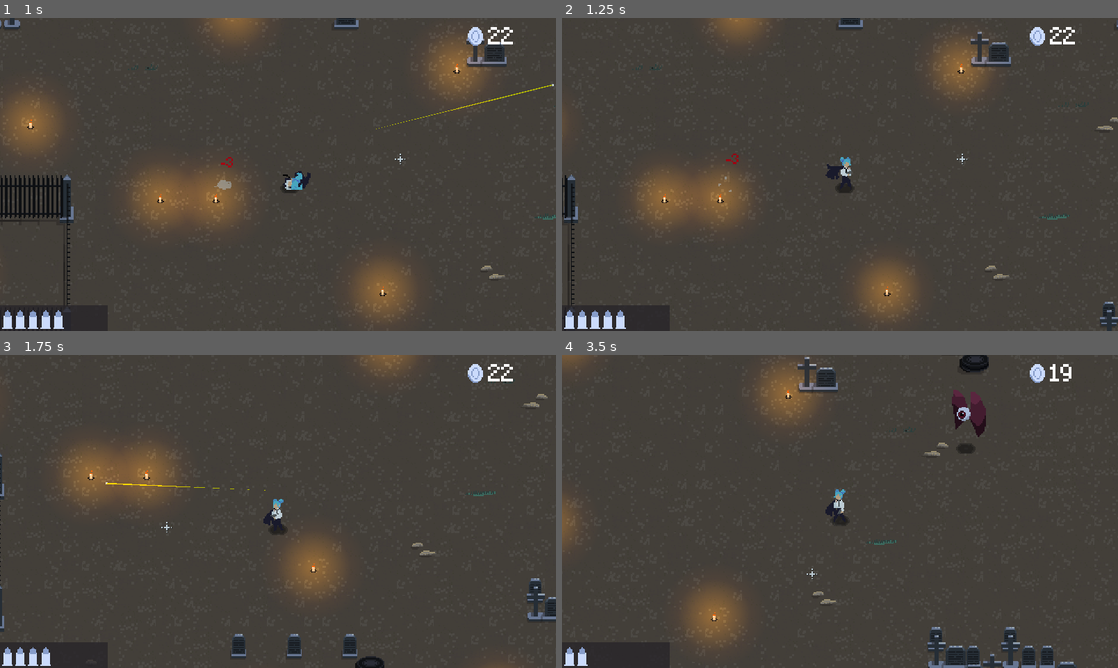
Above: before the commit, frames 1-4 (two rows, left to right).
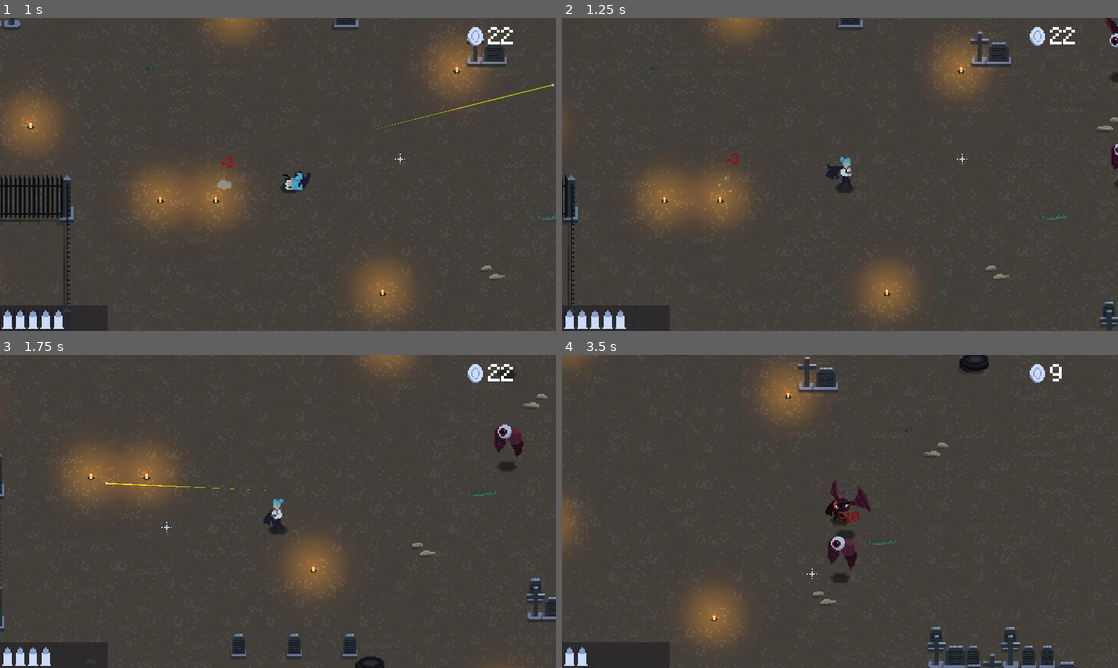
Above: after the commit, the same moments.

Repository: Niimphu/JGJ24
Game: Godot game, scene res://scenes/game/game.tscn
Same seed, same stepped clock (60 frames per second), same inputs: the game is played once before the commit and once after it.
Inputs (mouse positions are in pixels of both pictures, inside the frame that each line leads up to):
- Up to frame 1 (1 s): tap Enter at 0.5 s; move the mouse to (400, 158) at 0.52 s; hold D (move_right) from 0.53 s (still down); click (400, 158) at 0.6 s; tap Space (roll) at 0.8 s
- Up to frame 2 (1.25 s): keep holding D (move_right)
- Up to frame 3 (1.75 s): move the mouse to (166, 527) at 1.27 s; release D (move_right) at 1.28 s; hold S (move_down) from 1.28 s (still down); tap Space (roll) at 1.35 s; click (166, 527) at 1.55 s
- Up to frame 4 (3.5 s): move the mouse to (895, 442) at 2.02 s; release S (move_down) at 2.03 s; hold D (move_right) 2.03-2.78 s; click (895, 442) at 2.1 s; tap Space (roll) at 2.3, 2.85 s; move the mouse to (812, 574) at 2.77 s; hold W (move_up) from 2.78 s (still down); click (812, 574) at 3.05 s

Frame 1 is identical in both runs. In frame 2, 0.3% of the frame differs, in the area x 97-100%, y 0-54%; in frame 3, 0.5%; in frame 4, 1.6%, in the area x 47-92%, y 2-73%.

Commit message:
batattack!

Diff:
--- a/scenes/entities/base_enemy.tscn
+++ b/scenes/entities/base_enemy.tscn
@@ -1,7 +1,8 @@
-[gd_scene load_steps=5 format=3 uid="uid://lo6v7voiebej"]
+[gd_scene load_steps=6 format=3 uid="uid://lo6v7voiebej"]
 
 [ext_resource type="Script" path="res://scenes/entities/enemy.gd" id="1_cxify"]
 [ext_resource type="Texture2D" uid="uid://2r441fbxdbkp" path="res://assets/images/Shadow.png" id="2_1rki4"]
+[ext_resource type="AudioStream" uid="uid://da0n05bvsg7yv" path="res://assets/sounds/disappear.wav" id="3_wtaf3"]
 
 [sub_resource type="CapsuleShape2D" id="CapsuleShape2D_31lw8"]
 radius = 1.7963
@@ -32,6 +33,7 @@
 path_desired_distance = 4.0
 target_desired_distance = 4.0
 avoidance_enabled = true
+radius = 20.0
 neighbor_distance = 200.0
 max_neighbors = 5
 
@@ -55,3 +57,7 @@
 
 [node name="Ray" type="RayCast2D" parent="."]
 collision_mask = 3
+
+[node name="DeathSound" type="AudioStreamPlayer2D" parent="."]
+stream = ExtResource("3_wtaf3")
+volume_db = 7.0
--- a/scenes/entities/enemy.gd
+++ b/scenes/entities/enemy.gd
@@ -8,6 +8,7 @@
 @onready var Hitbox := $Hitbox
 @onready var Sprite := $Body
 @onready var Ray := $Ray
+@onready var DeathSound := $DeathSound
 
 var hit_count := 0
 @export_group("Stats")
@@ -28,6 +29,7 @@
 ## You can guess what this does
 @export var attack_through_walls := false
 @export var knockback_speed := 20
+## How close the player should be before attacking
 @export var attack_range := 25
 
 @export_group("Nodes")
--- a/scenes/entities/eye_bat.tscn
+++ b/scenes/entities/eye_bat.tscn
@@ -1,8 +1,10 @@
-[gd_scene load_steps=12 format=3 uid="uid://bpn7rdfa4qpol"]
+[gd_scene load_steps=14 format=3 uid="uid://bpn7rdfa4qpol"]
 
 [ext_resource type="PackedScene" uid="uid://lo6v7voiebej" path="res://scenes/entities/base_enemy.tscn" id="1_ddtt4"]
 [ext_resource type="Texture2D" uid="uid://bdr681afo5f1y" path="res://assets/art/Sprites/eyebat.png" id="2_jkovk"]
 [ext_resource type="Script" path="res://scenes/entities/bat_attack.gd" id="3_l3q75"]
+[ext_resource type="AudioStream" uid="uid://cltf3khk6tae" path="res://assets/sounds/flapt.wav" id="4_fh5b7"]
+[ext_resource type="AudioStream" uid="uid://biix5tdjhsfto" path="res://assets/sounds/crunch.wav" id="5_dxdlq"]
 
 [sub_resource type="CircleShape2D" id="CircleShape2D_78dst"]
 radius = 19.4589
@@ -60,56 +62,42 @@
 "update": 1,
 "values": [true]
 }
-
-[sub_resource type="Animation" id="Animation_10o5s"]
-resource_name = "death"
-length = 0.66
-step = 0.06
-tracks/0/type = "value"
-tracks/0/imported = false
-tracks/0/enabled = true
-tracks/0/path = NodePath("Body:frame")
-tracks/0/interp = 1
-tracks/0/loop_wrap = true
-tracks/0/keys = {
-"times": PackedFloat32Array(0, 0.0588235, 0.117647, 0.176471, 0.235294, 0.352941, 0.470588, 0.588235),
-"transitions": PackedFloat32Array(1, 1, 1, 1, 1, 1, 1, 1),
-"update": 1,
-"values": [8, 9, 10, 11, 12, 13, 14, 15]
-}
-tracks/1/type = "value"
-tracks/1/imported = false
-tracks/1/enabled = true
-tracks/1/path = NodePath("Shadow:modulate")
-tracks/1/interp = 1
-tracks/1/loop_wrap = true
-tracks/1/keys = {
-"times": PackedFloat32Array(0, 0.176471, 0.647059),
-"transitions": PackedFloat32Array(1, 1, 1),
-"update": 0,
-"values": [Color(1, 1, 1, 1), Color(1, 1, 1, 1), Color(1, 1, 1, 0)]
-}
-
-[sub_resource type="Animation" id="Animation_iu10f"]
-resource_name = "chase"
-length = 0.24
-loop_mode = 1
-step = 0.04
-tracks/0/type = "value"
-tracks/0/imported = false
-tracks/0/enabled = true
-tracks/0/path = NodePath("Body:frame")
-tracks/0/interp = 1
-tracks/0/loop_wrap = true
-tracks/0/keys = {
-"times": PackedFloat32Array(0, 0.04, 0.08, 0.12, 0.16, 0.2),
-"transitions": PackedFloat32Array(1, 1, 1, 1, 1, 1),
-"update": 1,
-"values": [0, 1, 2, 3, 4, 5]
-}
-
-[sub_resource type="Animation" id="Animation_awiah"]
-resource_name = "hurt"
+tracks/4/type = "value"
+tracks/4/imported = false
+tracks/4/enabled = true
+tracks/4/path = NodePath("DeathSound:playing")
+tracks/4/interp = 1
+tracks/4/loop_wrap = true
+tracks/4/keys = {
+"times": PackedFloat32Array(0),
+"transitions": PackedFloat32Array(1),
+"update": 1,
+"values": [true]
+}
+tracks/5/type = "value"
+tracks/5/imported = false
+tracks/5/enabled = true
+tracks/5/path = NodePath("AnimationPlayer/Flap:playing")
+tracks/5/interp = 1
+tracks/5/loop_wrap = true
+tracks/5/keys = {
+"times": PackedFloat32Array(0),
+"transitions": PackedFloat32Array(1),
+"update": 1,
+"values": [false]
+}
+tracks/6/type = "value"
+tracks/6/imported = false
+tracks/6/enabled = true
+tracks/6/path = NodePath("AnimationPlayer/Attack:playing")
+tracks/6/interp = 1
+tracks/6/loop_wrap = true
+tracks/6/keys = {
+"times": PackedFloat32Array(0),
+"transitions": PackedFloat32Array(1),
+"update": 1,
+"values": [false]
+}
 
 [sub_resource type="Animation" id="Animation_fbfvt"]
 resource_name = "attack"
@@ -150,6 +138,92 @@
 "update": 1,
 "values": [true, false, true]
 }
+tracks/3/type = "value"
+tracks/3/imported = false
+tracks/3/enabled = true
+tracks/3/path = NodePath("AnimationPlayer/Attack:playing")
+tracks/3/interp = 1
+tracks/3/loop_wrap = true
+tracks/3/keys = {
+"times": PackedFloat32Array(0.3),
+"transitions": PackedFloat32Array(1),
+"update": 1,
+"values": [true]
+}
+
+[sub_resource type="Animation" id="Animation_iu10f"]
+resource_name = "chase"
+length = 0.24
+loop_mode = 1
+step = 0.04
+tracks/0/type = "value"
+tracks/0/imported = false
+tracks/0/enabled = true
+tracks/0/path = NodePath("Body:frame")
+tracks/0/interp = 1
+tracks/0/loop_wrap = true
+tracks/0/keys = {
+"times": PackedFloat32Array(0, 0.04, 0.08, 0.12, 0.16, 0.2),
+"transitions": PackedFloat32Array(1, 1, 1, 1, 1, 1),
+"update": 1,
+"values": [0, 1, 2, 3, 4, 5]
+}
+tracks/1/type = "value"
+tracks/1/imported = false
+tracks/1/enabled = true
+tracks/1/path = NodePath("AnimationPlayer/Flap:playing")
+tracks/1/interp = 1
+tracks/1/loop_wrap = true
+tracks/1/keys = {
+"times": PackedFloat32Array(0),
+"transitions": PackedFloat32Array(1),
+"update": 1,
+"values": [true]
+}
+
+[sub_resource type="Animation" id="Animation_10o5s"]
+resource_name = "death"
+length = 0.66
+step = 0.06
+tracks/0/type = "value"
+tracks/0/imported = false
+tracks/0/enabled = true
+tracks/0/path = NodePath("Body:frame")
+tracks/0/interp = 1
+tracks/0/loop_wrap = true
+tracks/0/keys = {
+"times": PackedFloat32Array(0, 0.0588235, 0.117647, 0.176471, 0.235294, 0.352941, 0.470588, 0.588235),
+"transitions": PackedFloat32Array(1, 1, 1, 1, 1, 1, 1, 1),
+"update": 1,
+"values": [8, 9, 10, 11, 12, 13, 14, 15]
+}
+tracks/1/type = "value"
+tracks/1/imported = false
+tracks/1/enabled = true
+tracks/1/path = NodePath("Shadow:modulate")
+tracks/1/interp = 1
+tracks/1/loop_wrap = true
+tracks/1/keys = {
+"times": PackedFloat32Array(0, 0.176471, 0.647059),
+"transitions": PackedFloat32Array(1, 1, 1),
+"update": 0,
+"values": [Color(1, 1, 1, 1), Color(1, 1, 1, 1), Color(1, 1, 1, 0)]
+}
+tracks/2/type = "value"
+tracks/2/imported = false
+tracks/2/enabled = true
+tracks/2/path = NodePath("DeathSound:playing")
+tracks/2/interp = 1
+tracks/2/loop_wrap = true
+tracks/2/keys = {
+"times": PackedFloat32Array(0.36),
+"transitions": PackedFloat32Array(1),
+"update": 1,
+"values": [true]
+}
+
+[sub_resource type="Animation" id="Animation_awiah"]
+resource_name = "hurt"
 
 [sub_resource type="AnimationLibrary" id="AnimationLibrary_5ehcw"]
 _data = {
@@ -195,3 +269,10 @@
 "": SubResource("AnimationLibrary_5ehcw")
 }
 autoplay = "chase"
+
+[node name="Flap" type="AudioStreamPlayer2D" parent="AnimationPlayer" index="0"]
+stream = ExtResource("4_fh5b7")
+volume_db = -15.0
+
+[node name="Attack" type="AudioStreamPlayer2D" parent="AnimationPlayer" index="1"]
+stream = ExtResource("5_dxdlq")
--- a/scenes/entities/player.gd
+++ b/scenes/entities/player.gd
@@ -19,8 +19,10 @@
 @onready var Collider := $CollisionShape2D
 @onready var Sound := $Sound
 @onready var Hurtbox := $PlayerHurtbox
+@onready var HurtboxShape := $PlayerHurtbox/CollisionShape2D
 @onready var ReloadTimer := $Gun/Reload
 @onready var FullReloadTimer := $Gun/FullReload
+@onready var Ouch := $Ouch
 
 @onready var bullet_scene := preload("bullet.tscn")
 @onready var dust_scene := preload("res://scenes/entities/roll_dust.tscn")
@@ -28,7 +30,7 @@
 
 const ROLL_MULT := 3.5
 const ROLL_FRICTION := 800
-var speed := 120
+var speed := 120.0
 var state := IDLE
 var direction := Vector2.ZERO
 var mouse_pos: Vector2
@@ -51,6 +53,7 @@
 func _ready():
 	Hurtbox.area_entered.connect(_on_hurtbox_entered)
 	Animator.animation_finished.connect(finished_animation)
+	Ouch.animation_finished.connect(hurtbox_on)
 	#EventBus.player_death.connect(player_died)
 
 
@@ -171,9 +174,9 @@
 		return
 
 	reloading = false
-	if ReloadTimer.time_left < 0.2 and !ReloadTimer.is_stopped():
+	if !ReloadTimer.is_stopped() and ReloadTimer.time_left < 0.1:
 		await ReloadTimer.timeout
-	elif FullReloadTimer.time_left < 0.2 and !FullReloadTimer.is_stopped():
+	elif !FullReloadTimer.is_stopped() and FullReloadTimer.time_left < 0.1:
 		await FullReloadTimer.timeout
 	Sound.shoot()
 	current_ammo -= 1
@@ -186,7 +189,6 @@
 	GunAnimator.play("shoot")
 
 
-
 func reload(full := false) -> void:
 	if state == ROLL or reloading:
 		return
@@ -239,7 +241,17 @@
 
 
 func _on_hurtbox_entered(_area: Area2D) -> void:
-	pass   #could add grace period i-frames or knockback
+	HurtboxShape.set_deferred("disabled", true)
+	Ouch.play("ouch")
+
+
+func hurtbox_on(_anim_name: String) -> void:
+	HurtboxShape.disabled = false
+
+
+func speedup(multiplier: float) -> void:
+	speed *= multiplier
+	Animator.speed_scale *= multiplier
 
 
 func resume() -> void:
--- a/scenes/entities/player.tscn
+++ b/scenes/entities/player.tscn
@@ -10,6 +10,8 @@
 [ext_resource type="AudioStream" uid="uid://c7rjmjyym572f" path="res://assets/sounds/click (1).wav" id="4_75d8s"]
 [ext_resource type="AudioStream" uid="uid://doln6513qaro" path="res://assets/sounds/reload.wav" id="5_s0uf5"]
 [ext_resource type="AudioStream" uid="uid://2fpurky0xkj5" path="res://assets/sounds/fullreload.wav" id="6_lg8fc"]
+[ext_resource type="AudioStream" uid="uid://bstegxpvvcph1" path="res://assets/sounds/step.wav" id="11_u1akm"]
+[ext_resource type="AudioStream" uid="uid://cehmqj0srpb" path="res://assets/sounds/roll.wav" id="12_6oe3g"]
 
 [sub_resource type="CapsuleShape2D" id="CapsuleShape2D_m6q6f"]
 radius = 3.53651
@@ -185,6 +187,30 @@
 tracks/4/interp = 1
 tracks/4/loop_wrap = true
 tracks/4/keys = {
+"times": PackedFloat32Array(0),
+"transitions": PackedFloat32Array(1),
+"update": 1,
+"values": [false]
+}
+tracks/5/type = "value"
+tracks/5/imported = false
+tracks/5/enabled = true
+tracks/5/path = NodePath("AnimationPlayer/Step:playing")
+tracks/5/interp = 1
+tracks/5/loop_wrap = true
+tracks/5/keys = {
+"times": PackedFloat32Array(0),
+"transitions": PackedFloat32Array(1),
+"update": 1,
+"values": [false]
+}
+tracks/6/type = "value"
+tracks/6/imported = false
+tracks/6/enabled = true
+tracks/6/path = NodePath("AnimationPlayer/Roll:playing")
+tracks/6/interp = 1
+tracks/6/loop_wrap = true
+tracks/6/keys = {
 "times": PackedFloat32Array(0),
 "transitions": PackedFloat32Array(1),
 "update": 1,
@@ -290,6 +316,18 @@
 "update": 1,
 "values": [true, false]
 }
+tracks/3/type = "value"
+tracks/3/imported = false
+tracks/3/enabled = true
+tracks/3/path = NodePath("AnimationPlayer/Roll:playing")
+tracks/3/interp = 1
+tracks/3/loop_wrap = true
+tracks/3/keys = {
+"times": PackedFloat32Array(0.08),
+"transitions": PackedFloat32Array(1),
+"update": 1,
+"values": [true]
+}
 
 [sub_resource type="Animation" id="Animation_fidf7"]
 resource_name = "run"
@@ -307,6 +345,18 @@
 "transitions": PackedFloat32Array(1, 1, 1, 1, 1, 1, 1, 1),
 "update": 1,
 "values": [12, 13, 14, 15, 16, 17, 18, 19]
+}
+tracks/1/type = "value"
+tracks/1/imported = false
+tracks/1/enabled = true
+tracks/1/path = NodePath("AnimationPlayer/Step:playing")
+tracks/1/interp = 1
+tracks/1/loop_wrap = true
+tracks/1/keys = {
+"times": PackedFloat32Array(0, 0.4),
+"transitions": PackedFloat32Array(1, 1),
+"update": 1,
+"values": [true, true]
 }
 
 [sub_resource type="AnimationLibrary" id="AnimationLibrary_jwsmn"]
@@ -318,6 +368,44 @@
 "run": SubResource("Animation_fidf7")
 }
 
+[sub_resource type="Animation" id="Animation_1g3rr"]
+resource_name = "ouch"
+length = 0.5
+step = 0.1
+tracks/0/type = "value"
+tracks/0/imported = false
+tracks/0/enabled = true
+tracks/0/path = NodePath(".:modulate")
+tracks/0/interp = 1
+tracks/0/loop_wrap = true
+tracks/0/keys = {
+"times": PackedFloat32Array(0, 0.1, 0.5),
+"transitions": PackedFloat32Array(1, 1, 1),
+"update": 0,
+"values": [Color(1, 1, 1, 1), Color(1, 0, 0, 1), Color(1, 1, 1, 1)]
+}
+
+[sub_resource type="Animation" id="Animation_hqasp"]
+length = 0.001
+tracks/0/type = "value"
+tracks/0/imported = false
+tracks/0/enabled = true
+tracks/0/path = NodePath(".:modulate")
+tracks/0/interp = 1
+tracks/0/loop_wrap = true
+tracks/0/keys = {
+"times": PackedFloat32Array(0),
+"transitions": PackedFloat32Array(1),
+"update": 0,
+"values": [Color(1, 1, 1, 1)]
+}
+
+[sub_resource type="AnimationLibrary" id="AnimationLibrary_fbrr3"]
+_data = {
+"RESET": SubResource("Animation_hqasp"),
+"ouch": SubResource("Animation_1g3rr")
+}
+
 [sub_resource type="CapsuleShape2D" id="CapsuleShape2D_kor3d"]
 radius = 4.0
 height = 16.0
@@ -394,6 +482,19 @@
 }
 autoplay = "idle"
 
+[node name="Step" type="AudioStreamPlayer" parent="AnimationPlayer"]
+stream = ExtResource("11_u1akm")
+
+[node name="Roll" type="AudioStreamPlayer" parent="AnimationPlayer"]
+stream = ExtResource("12_6oe3g")
+volume_db = -5.0
+
+[node name="Ouch" type="AnimationPlayer" parent="."]
+process_mode = 3
+libraries = {
+"": SubResource("AnimationLibrary_fbrr3")
+}
+
 [node name="PlayerHurtbox" type="Area2D" parent="."]
 collision_layer = 4
 collision_mask = 64
--- a/scenes/game/game.gd
+++ b/scenes/game/game.gd
@@ -34,7 +34,6 @@
 	UpgradeMenu.visible = false
 	current_wave_enemy_count = 0
 	wave_spawning = true
-	await get_tree().create_timer(2).timeout
 	WaveManager.spawn_wave(current_wave)
 
 
@@ -44,9 +43,9 @@
 		print("gg")
 		pass
 	else:
-		await get_tree().create_timer(2).timeout
+		await get_tree().create_timer(1).timeout
+		pause()
 		UpgradeMenu.display()
-		pause()
 
 
 func update_coins(amount: int, location: Vector2, is_damage: bool = false) -> bool:
--- a/scenes/game/upgrade_manager.gd
+++ b/scenes/game/upgrade_manager.gd
@@ -118,7 +118,7 @@
 
 
 func speeding():
-	Player.speed *= 1.3
+	Player.speedup(1.3)
 	Player.roll_cost -= 2
 
 
Not shown, added: assets/sounds/crunch.wav.import
Not shown, added: assets/sounds/flapt.wav.import
Not shown, added: assets/sounds/roll.wav.import
Not shown, added: assets/sounds/step.wav.import
Not shown: 1 places in scenes/entities/player.tscn that only renumber resources
Not shown, added: assets/sounds/crunch.wav
Not shown, changed: assets/sounds/disappear.wav
Not shown, added: assets/sounds/flapt.wav
Not shown, added: assets/sounds/roll.wav
Not shown, added: assets/sounds/step.wav
